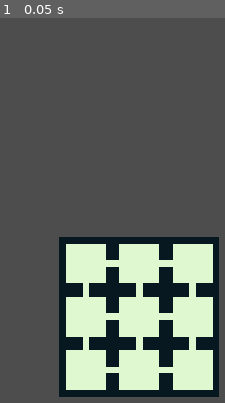
Above: before the commit, frame 1.
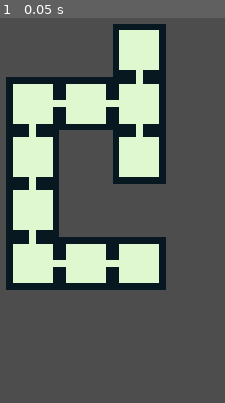
Above: after the commit, the same moment.

Repository: jcarvajal288/boi-prototype
Game: Godot game, scene res://main.tscn
The game is run twice, just before and just after one commit, with the same random seed, the same clock (stepped at 60 frames per second) and the same inputs.
Inputs:
- Up to frame 1 (0.05 s): no input

The runs differ from the first frame. In frame 1, 49% of the frame differs, in the area x 2-98%, y 1-99%.

Commit message:
Randomly generate dungeon layout

Diff:
--- a/Level/level.gd
+++ b/Level/level.gd
@@ -2,32 +2,50 @@
 
 const ROOM_SCENE = preload("res://Level/Room.tscn")
 const N = 255 # code for no room
+const NUM_ROOMS = 10 # number of rooms to generate
+const CARDINALS = [Vector2i.UP, Vector2i.DOWN, Vector2i.LEFT, Vector2i.RIGHT]
 
-var rooms: Array[Room] = []
-
-var adjacency_graph = [
-   # N, S, E, W
-	[N, 3, 1, N],
-	[N, 4, 2, 0],
-	[N, 5, N, 1],
-	[0, 6, 4, N],
-	[1, 7, 5, 2],
-	[2, 8, N, 4],
-	[3, N, 7, N],
-	[4, N, 8, 6],
-	[5, N, N, 7],
-]
+var rooms: Dictionary = {}
 
 func _ready() -> void:
-	for x in range(0, 3):
-		for y in range(0, 3):
-			create_room(x, y)
+	generate()
 
 
-func create_room(x: int, y: int) -> void:
-	var room_index = y * 3 + x
+func generate() -> void:
+	var prev_coord = Vector2i.ZERO
+	var next_coord = prev_coord + CARDINALS.pick_random()
+	var rooms_left = NUM_ROOMS - 1
+	create_room_at(prev_coord)
+	while rooms_left > 0:
+		var room_created = create_room(prev_coord, next_coord)
+		prev_coord = next_coord
+		next_coord = prev_coord + CARDINALS.pick_random()
+		if room_created:
+			rooms_left -= 1
+	for key in rooms:
+		var room = rooms[key]
+		room.grid_coordinates = key
+		room.set_sprite()
+		add_child(room)
+
+
+func create_room(prev_coord: Vector2i, next_coord: Vector2i) -> bool:
+	if rooms.has(next_coord):
+		connect_rooms(prev_coord, next_coord)
+		return false
+	else:
+		create_room_at(next_coord)
+		connect_rooms(prev_coord, next_coord)
+		return true
+
+
+func create_room_at(next_coord: Vector2i) -> void:
 	var room = ROOM_SCENE.instantiate()
-	room.grid_coordinates = Vector2(x, y)
-	room.set_sprite(adjacency_graph[room_index])
-	rooms.append(room)
-	add_child(room)
+	rooms[next_coord] = room
+
+
+func connect_rooms(prev_coord: Vector2i, next_coord: Vector2i) -> void:
+	var prev_door = next_coord - prev_coord
+	var next_door = prev_coord - next_coord
+	rooms[next_coord].add_door(next_door)
+	rooms[prev_coord].add_door(prev_door)
--- a/Level/room.gd
+++ b/Level/room.gd
@@ -3,6 +3,7 @@
 const N = 255
 
 var grid_coordinates: Vector2 = Vector2.ZERO
+var doors: Array[bool] = [false, false, false, false] # N, S, E, W
 
 const ROOM_SIZE = 16
 
@@ -10,39 +11,48 @@
 	global_position = Vector2(grid_coordinates.x * ROOM_SIZE, grid_coordinates.y * ROOM_SIZE)
 
 
-func set_sprite(neighbors: Array) -> void:
-	var north = neighbors[0] != N
-	var south = neighbors[1] != N
-	var east = neighbors[2] != N
-	var west = neighbors[3] != N
-	var n = [north, south, east, west]
-	if n == [true, false, false, false]:
+func set_sprite() -> void:
+	if doors == [true, false, false, false]:
 		frame = 1
-	elif n == [false, true, false, false]:
+	elif doors == [false, true, false, false]:
 		frame = 2
-	elif n == [false, false, true, false]:
+	elif doors == [false, false, true, false]:
 		frame = 3
-	elif n == [false, false, false, true]:
+	elif doors == [false, false, false, true]:
 		frame = 4
-	elif n == [true, false, true, false]:
+	elif doors == [true, false, true, false]:
 		frame = 5
-	elif n == [false, true, true, false]:
+	elif doors == [false, true, true, false]:
 		frame = 6
-	elif n == [false, true, false, true]:
+	elif doors == [false, true, false, true]:
 		frame = 7
-	elif n == [true, false, false, true]:
+	elif doors == [true, false, false, true]:
 		frame = 8
-	elif n == [true, true, false, false]:
+	elif doors == [true, true, false, false]:
 		frame = 9
-	elif n == [false, false, true, true]:
+	elif doors == [false, false, true, true]:
 		frame = 10
-	elif n == [true, true, false, true]:
+	elif doors == [true, true, false, true]:
 		frame = 11
-	elif n == [true, false, true, true]:
+	elif doors == [true, false, true, true]:
 		frame = 12
-	elif n == [true, true, true, false]:
+	elif doors == [true, true, true, false]:
 		frame = 13
-	elif n == [false, true, true, true]:
+	elif doors == [false, true, true, true]:
 		frame = 14
-	elif n == [true, true, true, true]:
+	elif doors == [true, true, true, true]:
 		frame = 15
+
+
+func add_door(direction: Vector2i) -> void:
+	if direction == Vector2i.UP:
+		doors[0] = true
+	elif direction == Vector2i.DOWN:
+		doors[1] = true
+	elif direction == Vector2i.RIGHT:
+		doors[2] = true
+	elif direction == Vector2i.LEFT:
+		doors[3] = true
+	else:
+		print("Non Orthagonal door direction:")
+		print(direction)
Binary file changed: Level/_art/rooms.png
